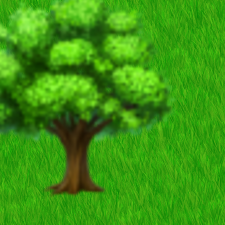
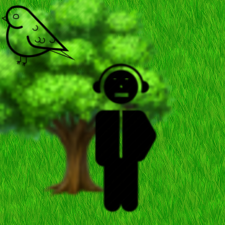
Layer changes from the first 225x225 image to the second:
showed "Pasted Layer #2" over [1, 1, 204, 222]
added layer "Pasted Layer #5" above "Pasted Layer #4" over [0, 0, 85, 77]
